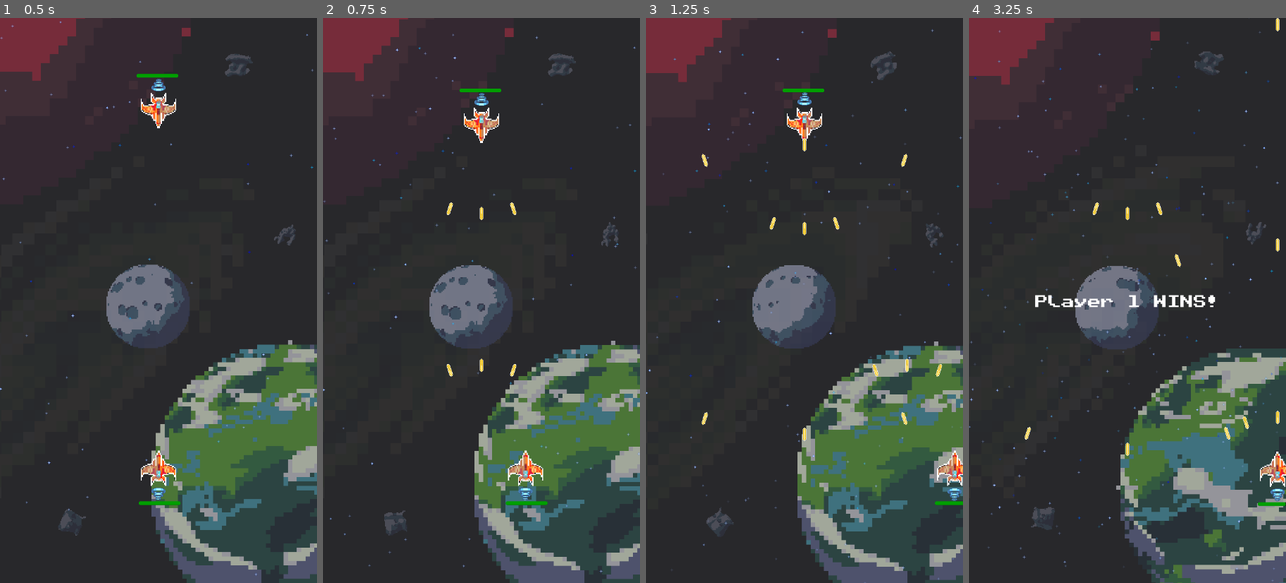
Above: before the commit, frames 1-4 (left to right).
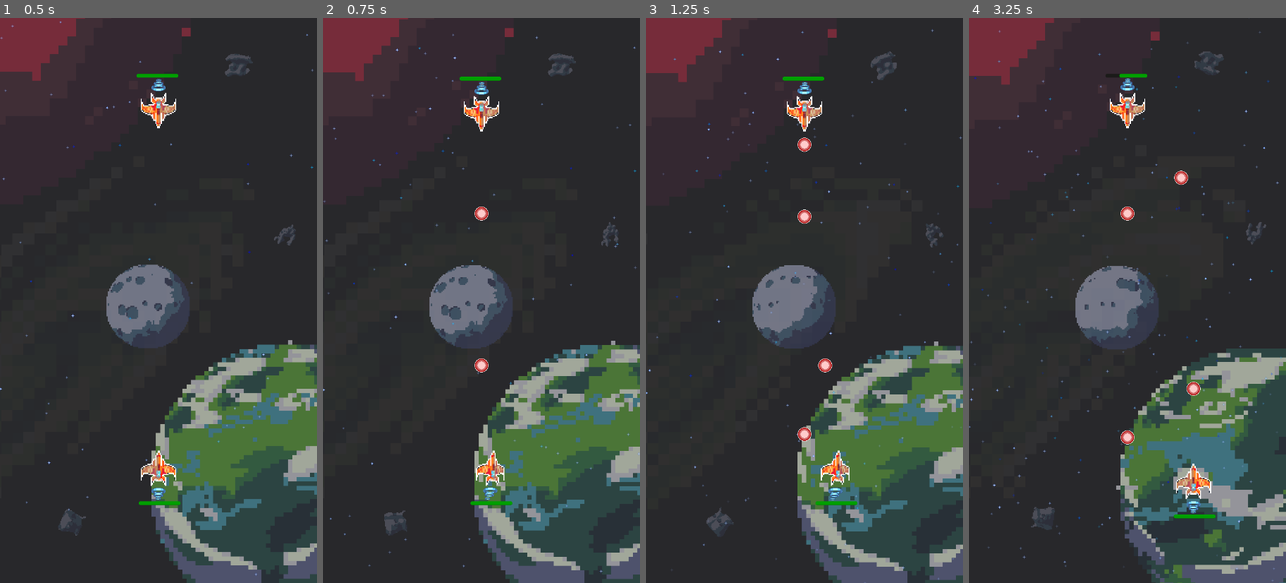
Above: after the commit, the same moments.

Repository: justCallMeJeg/ChaosWingNemesis
Game: Godot game, scene res://src/main.tscn
Two runs of this game, one before a commit and one after it. Both use one fixed random seed, a clock stepped at 60 frames per second and the inputs below. This scene is started directly instead of the project's main scene. The engine's default icon, where the game draws it, is replaced by a stand-in: a white triangle on a blue panel in a dark square.
Inputs:
- Up to frame 1 (0.5 s): no input
- Up to frame 2 (0.75 s): tap Enter at 0.5 s; hold D (P1Right) from 0.53 s (still down); tap Down (P2Down) at 0.6 s
- Up to frame 3 (1.25 s): keep holding D (P1Right); tap Space at 0.77 s
- Up to frame 4 (3.25 s): release D (P1Right) at 1.28 s; hold S (P1Down) 1.28-2.03 s; tap Left (P2Left) at 1.35 s; tap Space at 1.52, 3.02 s; hold D (P1Right) 2.03-2.78 s; tap Right (P2Right) at 2.1 s; hold W (P1Up) from 2.78 s (still down); tap Up (P2Up) at 2.85 s

Frame 1 is identical in both runs. In frame 2, 2.0% of the frame differs, in the area x 38-71%, y 10-87%; in frame 3, 2.2%; in frame 4, 2.6%, in the area x 17-100%, y 0-89%.

Commit message:
Fixed Augments
Ara na animation ships

Diff:
--- a/src/Scenes/ShipTypes/BaseShip.tscn
+++ b/src/Scenes/ShipTypes/BaseShip.tscn
@@ -370,7 +370,7 @@
 
 [node name="ShootingComponent" type="Node" parent="." node_paths=PackedStringArray("ACTOR")]
 script = ExtResource("6_2agsu")
-BULLET_SCENE = "LaserBullet"
+BULLET_SCENE = "Bullet"
 ACTOR = NodePath("..")
 
 [node name="AugmentSlot" type="Node" parent="."]
--- a/src/Scripts/Augments/FUELED.gd
+++ b/src/Scripts/Augments/FUELED.gd
@@ -1,7 +1,10 @@
 extends Node
 
-@onready var INPUT_COMPONENT : InputComponent = $"/root/Main/BaseShip/InputComponent"
+#@onready var INPUT_COMPONENT : InputComponent = $"/root/Main/BaseShip/InputComponent"
+@onready var main = get_tree().get_root().get_node("Main")
+@onready var PLAYER_NAME : String = self.get_parent().get_parent().name
 
 # Called when the node enters the scene tree for the first time.
 func _ready():
+	var INPUT_COMPONENT : InputComponent = main.get_node(PLAYER_NAME).get_child(3)
 	INPUT_COMPONENT.SPEED += INPUT_COMPONENT.SPEED * 0.3
--- a/src/Scripts/Augments/GIGGA.gd
+++ b/src/Scripts/Augments/GIGGA.gd
@@ -1,6 +1,10 @@
 extends Node
 
-@onready var SHOOTINGCOMPONENT:ShootingComponent = $"/root/Main/BaseShip/ShootingComponent"
+#@onready var SHOOTINGCOMPONENT:ShootingComponent = $"/root/Main/BaseShip/ShootingComponent"
+@onready var main = get_tree().get_root().get_node("Main")
+@onready var PLAYER_NAME : String = self.get_parent().get_parent().name
+
 # Called when the node enters the scene tree for the first time.
 func _ready():
+	var SHOOTINGCOMPONENT : ShootingComponent = main.get_node(PLAYER_NAME).get_child(5)
 	SHOOTINGCOMPONENT.BULLET_SIZE += 0.2
--- a/src/Scripts/Augments/SMOL.gd
+++ b/src/Scripts/Augments/SMOL.gd
@@ -1,11 +1,14 @@
 extends Node
 
-@onready var BASESHIP =  $"/root/Main/BaseShip"
+#@onready var BASESHIP =  $"/root/Main/BaseShip"
+@onready var main = get_tree().get_root().get_node("Main")
+@onready var PLAYER_NAME : CharacterBody2D = self.get_parent().get_parent()
+
 var SCALE : float = 0.75
 # Called when the node enters the scene tree for the first time.
 func _ready():
-	BASESHIP.get_node("ShipBody").scale *= Vector2(SCALE,SCALE)
-	BASESHIP.get_node("ShipFlame").scale *= Vector2(SCALE,SCALE)
-	BASESHIP.get_node("ShipFlame").position += Vector2(SCALE,SCALE)
-	BASESHIP.get_node("Collision").scale *= Vector2(SCALE,SCALE)
-	BASESHIP.get_node("HitboxComponent").get_node("CollisionPolygon2D").scale *= Vector2(SCALE,SCALE)
+	PLAYER_NAME.get_node("ShipBody").scale *= Vector2(SCALE,SCALE)
+	PLAYER_NAME.get_node("ShipFlame").scale *= Vector2(SCALE,SCALE)
+	PLAYER_NAME.get_node("ShipFlame").position += Vector2(SCALE,SCALE)
+	PLAYER_NAME.get_node("Collision").scale *= Vector2(SCALE,SCALE)
+	PLAYER_NAME.get_node("HitboxComponent").get_node("CollisionPolygon2D").scale *= Vector2(SCALE,SCALE)
--- a/src/Scripts/Augments/TripleShot.gd
+++ b/src/Scripts/Augments/TripleShot.gd
@@ -1,9 +1,7 @@
 extends Node
 
 @onready var main = get_tree().get_root().get_node("Main")
-var PLAYER_ID : String
+@onready var PLAYER_NAME : String = self.get_parent().get_parent().name
 func _ready():
-	PLAYER_ID = self.get_parent().get_parent().name
-	var SHOOTING_COMPONENT : ShootingComponent = main.get_node(PLAYER_ID).get_child(5)
+	var SHOOTING_COMPONENT : ShootingComponent = main.get_node(PLAYER_NAME).get_child(5)
 	SHOOTING_COMPONENT.BulletSpread = true
-	print(PLAYER_ID)
--- a/src/Scripts/Augments/Upgraded.gd
+++ b/src/Scripts/Augments/Upgraded.gd
@@ -1,6 +1,9 @@
 extends Node
 
-@onready var HEALTHCOMPONENT:HealthComponent = $"/root/Main/BaseShip/HealthComponent"
+#@onready var HEALTHCOMPONENT:HealthComponent = $"/root/Main/BaseShip/HealthComponent"
+@onready var main = get_tree().get_root().get_node("Main")
+@onready var PLAYER_NAME : String = self.get_parent().get_parent().name
 # Called when the node enters the scene tree for the first time.
 func _ready():
+	var HEALTHCOMPONENT : HealthComponent = main.get_node(PLAYER_NAME).get_child(4)
 	HEALTHCOMPONENT.HEALTH += 1 #should I update the player manager too?
--- a/src/Scripts/Bullet/BulletComponent.gd
+++ b/src/Scripts/Bullet/BulletComponent.gd
@@ -8,7 +8,7 @@
 var instantiatePosition : Vector2
 var instantiateRotation : float
 var zIndex : int
-var deviationAngle = PI*0.5
+
 # Called when the node enters the scene tree for the first time.
 func _ready():
 	global_position = instantiatePosition
@@ -27,10 +27,11 @@
 	else:
 		if _body.has_node("HealthComponent"):
 			if _body.get_node("HealthComponent").HEALTH == 1:
+				_body.get_node("HealthComponent").HP_Refresh()
 				_body.queue_free()
 			else:
 				_body.get_node("HealthComponent").HEALTH -= 1
-				_body.get_child(10).get_node("ProgressBar").value = _body.get_node("HealthComponent").HEALTH
+				_body.get_node("HealthComponent").HP_Refresh()
 
 
 	queue_free()#despawns when hitting a wall or an enemy
--- a/src/Scripts/Components/HealthComponent.gd
+++ b/src/Scripts/Components/HealthComponent.gd
@@ -3,12 +3,22 @@
 
 @onready var HITBOX_COMPONENT: Area2D = $"/root/Main/BaseShip/HitboxComponent"
 @export var HP_BAR: Control
-@export var HEALTH: int = 3
+@export var MAX_HEALTH : int = 3
+@export var HEALTH: int
 @onready var CollisionPolygon : CollisionPolygon2D = $"/root/Main/BaseShip/HitboxComponent/CollisionPolygon2D"
 
 # Node Signals for external functions/components
 signal healthDepleted()
 signal healthChanged()
+
+func _ready():
+	HEALTH = MAX_HEALTH
+	HP_BAR.get_child(0).max_value = MAX_HEALTH
+	HP_BAR.get_child(0).value = HEALTH
+
+
+func HP_Refresh():
+	HP_BAR.get_child(0).value = HEALTH
 
 # Called every frame. 'delta' is the elapsed time since the previous frame.
 func _process(delta):
@@ -30,7 +40,5 @@
 
 
 
-#func _on_hitbox_component_body_entered(hitbox):
-	#self.HEALTH -= 1
-	#HP_BAR.get_node("ProgressBar").value = HEALTH
-	#print(HEALTH)
+func _on_hitbox_component_body_entered(hitbox):
+	print(HEALTH)
--- a/src/Scripts/Components/InputComponent.gd
+++ b/src/Scripts/Components/InputComponent.gd
@@ -1,3 +1,5 @@
+#remove this and move component
+
 class_name InputComponent
 extends Node2D
 
@@ -5,18 +7,20 @@
 @export var SPEED: int = 100
 var player_ID : String
 
-func _physics_process(delta):
-	var input_velocity = Vector2.ZERO
-
-	if Input.is_action_pressed("P"+player_ID+"Left"):
-		input_velocity.x = -1
-	if Input.is_action_pressed("P"+player_ID+"Right"):
-		input_velocity.x = 1
-	if Input.is_action_pressed("P"+player_ID+"Up"):
-		input_velocity.y = -1
-	if Input.is_action_pressed("P"+player_ID+"Down"):
-		input_velocity.y = 1
-	get_parent().position += input_velocity * SPEED * delta
+#func _physics_process(delta):
+#	var input_velocity = Vector2.ZERO
+#
+#	if Input.is_action_pressed("P"+player_ID+"Left"):
+#		input_velocity.x = -1
+#	if Input.is_action_pressed("P"+player_ID+"Right"):
+#		input_velocity.x = 1
+#	if Input.is_action_pressed("P"+player_ID+"Up"):
+#		input_velocity.y = -1
+#	if Input.is_action_pressed("P"+player_ID+"Down"):
+#		input_velocity.y = 1
+#
+#	get_parent().position += input_velocity * SPEED * delta
+#	get_parent().move_and_slide()
 
 #func _input(event: InputEvent) -> void:
 #	var leftRightAxis = Input.get_axis("P"+player_ID+"Left" , "P"+player_ID+"Right")
--- a/src/Scripts/Player/BaseShip.gd
+++ b/src/Scripts/Player/BaseShip.gd
@@ -3,46 +3,57 @@
 @onready var MOVE_COMPONENT: MoveComponent = $MoveComponent as MoveComponent
 @onready var SHIP_BODY: AnimatedSprite2D = $ShipBody
 @onready var SHIP_TRAIL: AnimatedSprite2D = $ShipFlame
-
-
+var player_ID : String
+var SPEED = 100
 func _ready():
 	# Initialization code if needed
 	pass
 
-func _process(delta):
-	animate_the_ship()
-	move_and_slide()#this method detects collision and prevents the player from clipping through the wall
+func _physics_process(delta):
+	var input_velocity = Vector2.ZERO
 
+	if Input.is_action_pressed("P"+player_ID+"Left"):
+		input_velocity.x = -1
+	if Input.is_action_pressed("P"+player_ID+"Right"):
+		input_velocity.x = 1
+	if Input.is_action_pressed("P"+player_ID+"Up"):
+		input_velocity.y = -1
+	if Input.is_action_pressed("P"+player_ID+"Down"):
+		input_velocity.y = 1
 
-func animate_the_ship() -> void:
-	var velocity = MOVE_COMPONENT.VELOCITY
+	position += input_velocity * SPEED * delta
+	move_and_slide()
+	animate_the_ship(input_velocity)
+	#move_and_slide()#this method detects collision and prevents the player from clipping through the wall
 
-	if velocity.x == 0 and velocity.y == 0:
+#Imma copy this to input component
+func animate_the_ship(input_velocity) -> void:
+	if input_velocity.x == 0 and input_velocity.y == 0:
 		SHIP_BODY.play("center")
 		SHIP_TRAIL.play("forwardCenter")
-	elif velocity.x == 0:
+	elif input_velocity.x == 0:
 		SHIP_BODY.play("center")
-		if velocity.y < 0:
+		if input_velocity.y < 0:
 			SHIP_TRAIL.play("forwardCenter")
 		else:
 			SHIP_TRAIL.play("backwardsCenter")
-	elif velocity.y == 0:
-		if velocity.x < 0:
+	elif input_velocity.y == 0:
+		if input_velocity.x < 0:
 			SHIP_BODY.play("bank_left")
 			SHIP_TRAIL.play("forwardLeft")
 		else:
 			SHIP_BODY.play("bank_right")
 			SHIP_TRAIL.play("forwardRight")
 	else:
-		if velocity.x < 0:
+		if input_velocity.x < 0:
 			SHIP_BODY.play("bank_left")
-			if velocity.y < 0:
+			if input_velocity.y < 0:
 				SHIP_TRAIL.play("forwardLeft")
 			else:
 				SHIP_TRAIL.play("backwardsLeft")
 		else:
 			SHIP_BODY.play("bank_right")
-			if velocity.y < 0:
+			if input_velocity.y < 0:
 				SHIP_TRAIL.play("forwardRight")
 			else:
 				SHIP_TRAIL.play("backwardsRight")
--- a/src/main.gd
+++ b/src/main.gd
@@ -78,14 +78,14 @@
 	#P1Ship.name = "Player1"
 	P1Ship.set_collision_mask(5)
 	P1Ship.get_child(3).set("SPEED", 500)
-	P1Ship.get_child(3).set("player_ID", "1")
+	P1Ship.set("player_ID", "1")
 	P1Ship.set_collision_layer(2)
 	P1Ship.get_child(5).set("Collision_Mask", 69)#BulletMask
 	P1Ship.get_child(5).set("Collision_Layer", 8)#BulletLayer
 	P1Ship.get_child(9).set_collision_mask(16)
 	P1Ship.get_child(9).set_collision_layer(32)
 	#adding augments
-	P1Ship.get_child(6).add_child(TRIPLESHOT.duplicate())
+	P1Ship.get_child(6).add_child(FUELED.duplicate())
 
 
 	#P2Ship.get_child(3).set_script("res://src/Scripts/Components/P2InputComponent.gd")
@@ -93,14 +93,14 @@
 	#P2Ship.name = "Player2"
 	P2Ship.set_collision_mask(3)
 	P2Ship.get_child(3).set("SPEED", 500)
-	P2Ship.get_child(3).set("player_ID", "2")
+	P2Ship.set("player_ID", "2")
 	P2Ship.set_collision_layer(4)
 	P2Ship.get_child(5).set("Collision_Layer", 16)#BulletLayer
 	P2Ship.get_child(5).set("Collision_Mask", 35)#BulletMask
 	P2Ship.get_child(9).set_collision_mask(8)
 	P2Ship.get_child(9).set_collision_layer(64)
 	#adding augments
-	P2Ship.get_child(6).add_child(TRIPLESHOT.duplicate())
+	P2Ship.get_child(6).add_child(FUELED.duplicate())
 
 
 	add_child(P1Ship)
